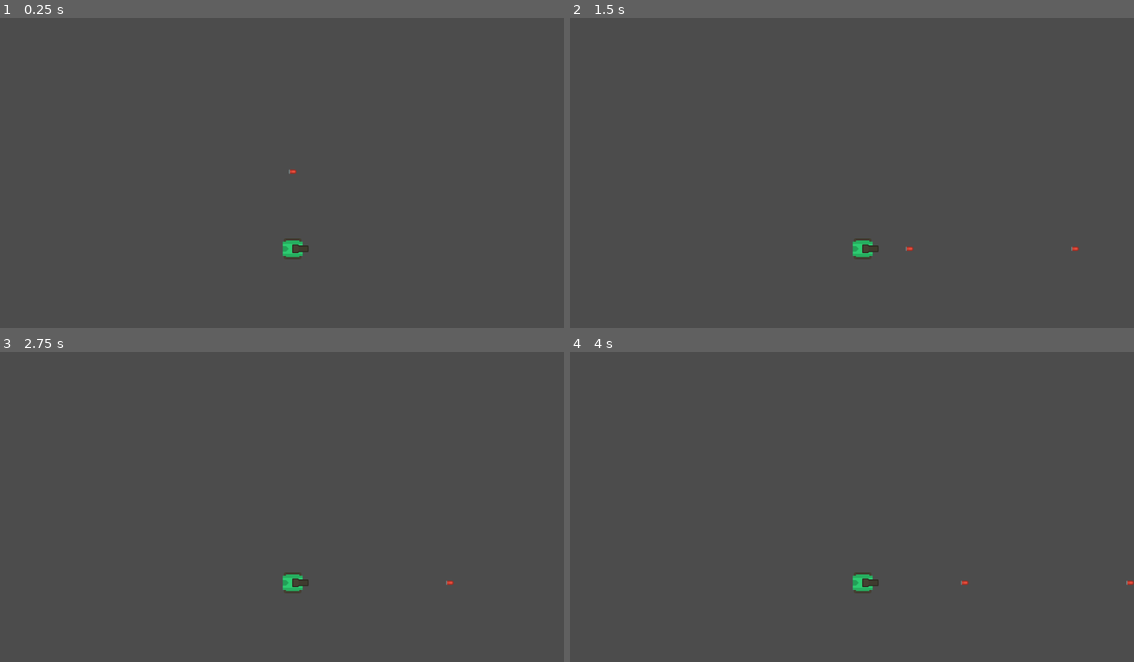
Above: before the commit, frames 1-4 (two rows, left to right).
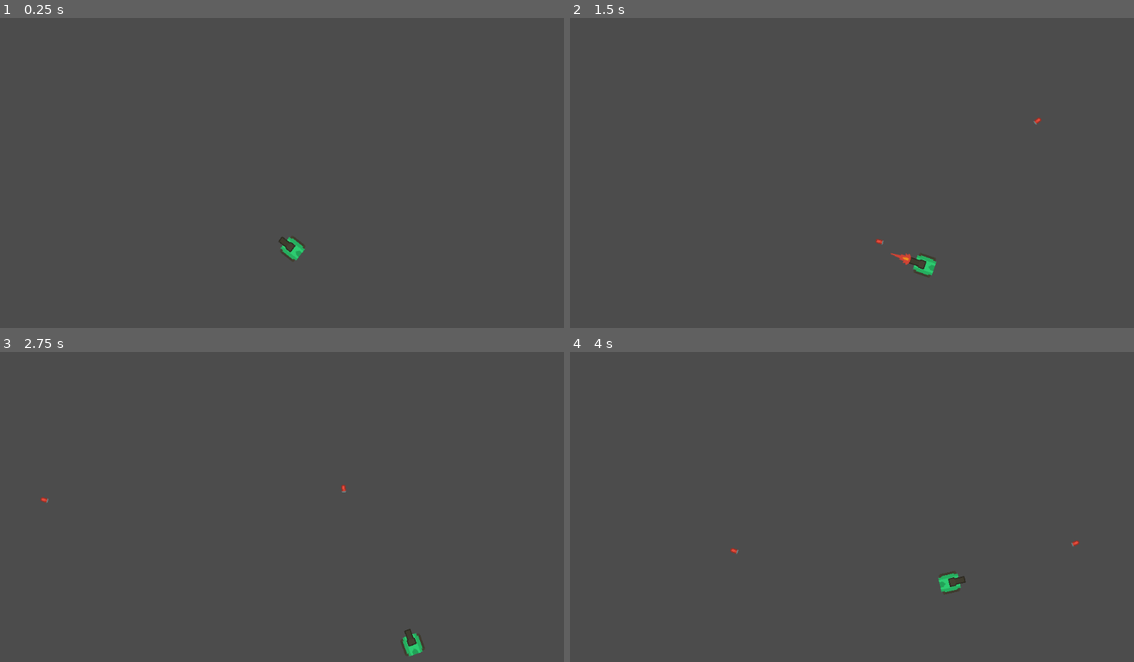
Above: after the commit, the same moments.

Repository: soapmactavish23/rogue_tank
Game: Godot game, scene res://scenes/test_area.tscn
The game is run twice, just before and just after one commit, with the same random seed, the same clock (stepped at 60 frames per second) and the same inputs.
Inputs (mouse positions are in pixels of both pictures, inside the frame that each line leads up to):
- Up to frame 1 (0.25 s): no input
- Up to frame 2 (1.5 s): tap Enter at 0.5 s; move the mouse to (976, 166) at 0.52 s; hold Right (ui_right) 0.53-1.28 s; tap Space (ui_shoot) at 0.6, 1.35 s; move the mouse to (739, 200) at 1.27 s; hold Down (ui_down) from 1.28 s (still down)
- Up to frame 3 (2.75 s): move the mouse to (338, 445) at 2.02 s; release Down (ui_down) at 2.03 s; hold Right (ui_right) from 2.03 s (still down); tap Space (ui_shoot) at 2.1 s
- Up to frame 4 (4 s): move the mouse to (823, 584) at 2.77 s; release Right (ui_right) at 2.78 s; hold Up (ui_up) 2.78-3.53 s; tap Space (ui_shoot) at 2.85, 3.6 s; move the mouse to (1021, 565) at 3.52 s; hold Left (ui_left) from 3.53 s (still down)

The runs differ from the first frame. In frame 1, 0.2% of the frame differs, in the area x 49-55%, y 48-79%; in frame 2, 0.6%, in the area x 50-91%, y 32-84%; in frame 3, 0.5%; in frame 4, 0.6%.
Error before the commit: Invalid type in function 'look_at' in base 'KinematicBody2D (tank.gd)'. Cannot convert argument 1 from int to Vector2. (res://scripts/tank.gd:32)

Commit message:
Criando o fogo de disparo da torreta do canhão

Diff:
--- a/scenes/tank.tscn
+++ b/scenes/tank.tscn
@@ -1,8 +1,54 @@
-[gd_scene load_steps=4 format=2]
+[gd_scene load_steps=8 format=2]
 
 [ext_resource path="res://scripts/tank.gd" type="Script" id=1]
 [ext_resource path="res://sprites/tankBody_green.png" type="Texture" id=2]
 [ext_resource path="res://sprites/tankDark_barrel1_outline.png" type="Texture" id=3]
+[ext_resource path="res://sprites/shotRed.png" type="Texture" id=4]
+[ext_resource path="res://sprites/shotLarge.png" type="Texture" id=5]
+[ext_resource path="res://sprites/shotOrange.png" type="Texture" id=6]
+
+[sub_resource type="Animation" id=1]
+
+resource_name = "fire"
+length = 0.4
+loop = false
+step = 0.1
+tracks/0/type = "value"
+tracks/0/path = NodePath("fire:texture")
+tracks/0/interp = 1
+tracks/0/loop_wrap = true
+tracks/0/imported = false
+tracks/0/enabled = true
+tracks/0/keys = {
+"times": PoolRealArray( 0, 0.1, 0.2 ),
+"transitions": PoolRealArray( 1, 1, 1 ),
+"update": 1,
+"values": [ ExtResource( 5 ), ExtResource( 6 ), ExtResource( 4 ) ]
+}
+tracks/1/type = "value"
+tracks/1/path = NodePath("fire:position")
+tracks/1/interp = 1
+tracks/1/loop_wrap = true
+tracks/1/imported = false
+tracks/1/enabled = true
+tracks/1/keys = {
+"times": PoolRealArray( 0, 0.1, 0.2 ),
+"transitions": PoolRealArray( 1, 1, 1 ),
+"update": 1,
+"values": [ Vector2( 43.0433, -0.329258 ), Vector2( 37.248, -0.329258 ), Vector2( 46.4775, 0.100017 ) ]
+}
+tracks/2/type = "value"
+tracks/2/path = NodePath("fire:visible")
+tracks/2/interp = 1
+tracks/2/loop_wrap = true
+tracks/2/imported = false
+tracks/2/enabled = true
+tracks/2/keys = {
+"times": PoolRealArray( 0, 0.3 ),
+"transitions": PoolRealArray( 1, 1 ),
+"update": 1,
+"values": [ true, false ]
+}
 
 [node name="Tank" type="KinematicBody2D" index="0"]
 
@@ -11,6 +57,7 @@
 collision_mask = 1
 collision/safe_margin = 0.08
 script = ExtResource( 1 )
+_sections_unfolded = [ "Transform" ]
 
 [node name="sprite" type="Sprite" parent="." index="0"]
 
@@ -36,3 +83,22 @@
 [node name="muzzle" type="Position2D" parent="barrel" index="1"]
 
 position = Vector2( 38.635, -0.433273 )
+
+[node name="fire" type="Sprite" parent="barrel" index="2"]
+
+visible = false
+position = Vector2( 46.4775, 0.100017 )
+rotation = -1.5708
+texture = ExtResource( 4 )
+_sections_unfolded = [ "Transform", "Visibility" ]
+
+[node name="anim" type="AnimationPlayer" parent="barrel" index="3"]
+
+root_node = NodePath("..")
+autoplay = ""
+playback_process_mode = 1
+playback_default_blend_time = 0.0
+playback_speed = 2.0
+anims/fire = SubResource( 1 )
+blend_times = [  ]
+_sections_unfolded = [ "Playback Options" ]
--- a/scenes/test_area.tscn
+++ b/scenes/test_area.tscn
@@ -1,14 +1,9 @@
-[gd_scene load_steps=3 format=2]
+[gd_scene load_steps=2 format=2]
 
 [ext_resource path="res://scenes/tank.tscn" type="PackedScene" id=1]
-[ext_resource path="res://scenes/bullet.tscn" type="PackedScene" id=2]
 
 [node name="test_area" type="Node"]
 
 [node name="Tank" parent="." index="0" instance=ExtResource( 1 )]
 
 position = Vector2( 532, 419 )
-
-[node name="bullet" parent="." index="1" instance=ExtResource( 2 )]
-
-position = Vector2( 532, 379 )
--- a/scripts/tank.gd
+++ b/scripts/tank.gd
@@ -26,10 +26,10 @@
 			bullet.global_position = $barrel/muzzle.global_position
 
 			bullet.dir = Vector2(cos(rotation), sin(rotation)).normalized()
-
+			$barrel/anim.play("fire")
 			get_parent().add_child(bullet)
 
-	look_at(dir_x)
+	look_at(get_global_mouse_position())
 
 
 
